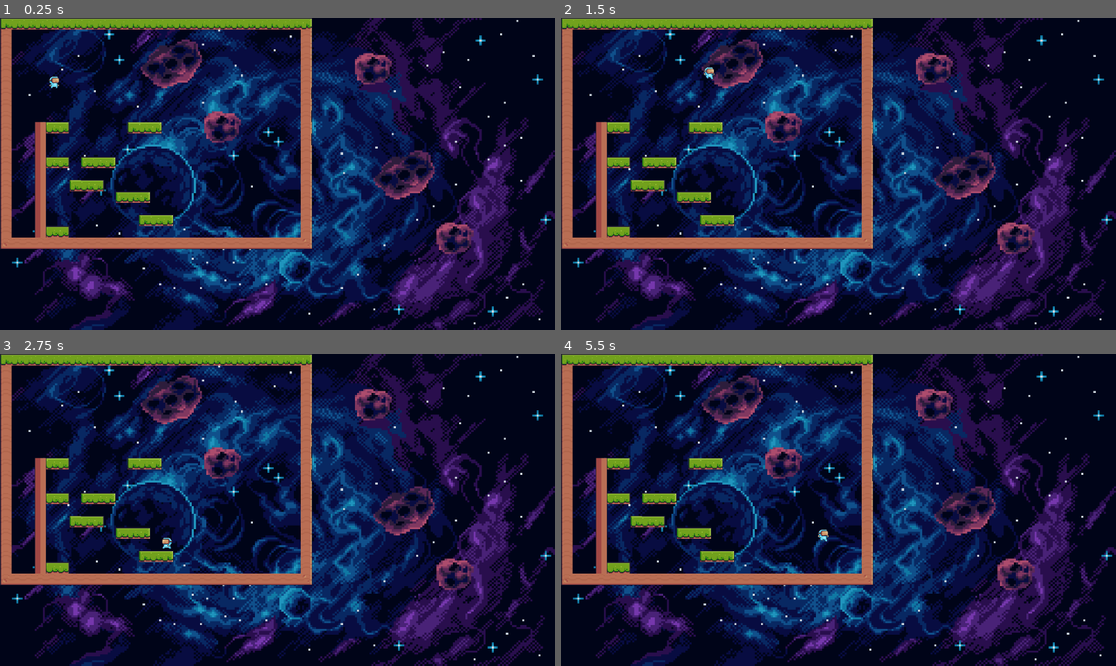
Above: before the commit, frames 1-4 (two rows, left to right).
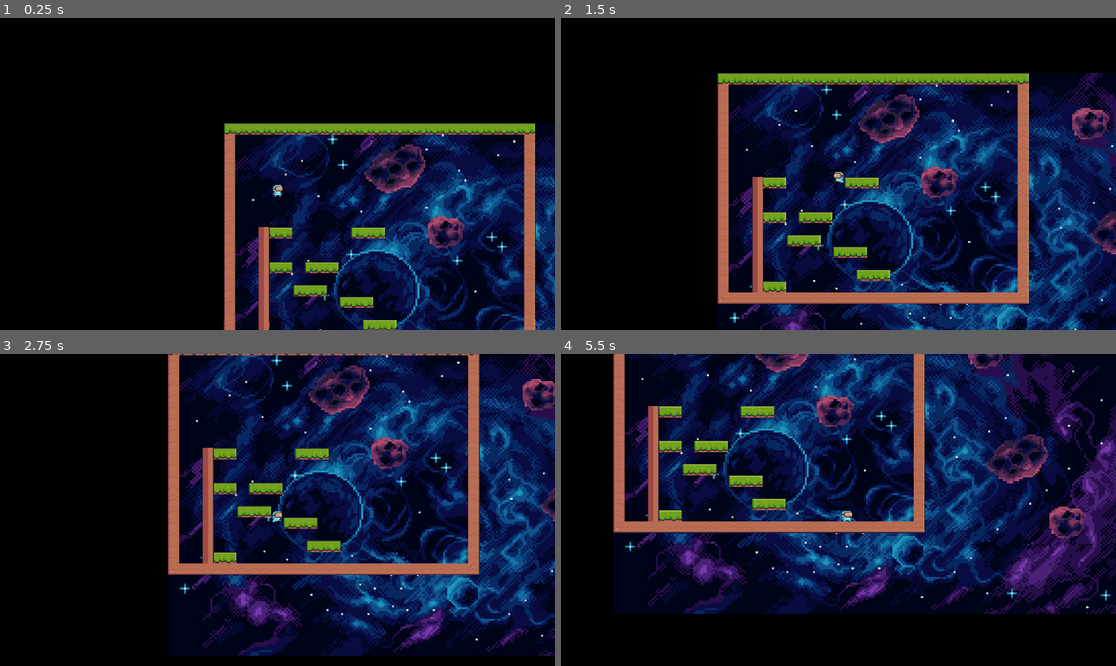
Above: after the commit, the same moments.

Repository: qujimin/Year12GamePulseRush
Game: Godot game, scene res://level_1/level_1.tscn
Two runs of this game, one before a commit and one after it. Both use one fixed random seed, a clock stepped at 60 frames per second and the inputs below. The project has no main scene, so this scene is started directly.
Inputs:
- Up to frame 1 (0.25 s): no input
- Up to frame 2 (1.5 s): hold D (right) from 0.53 s (still down); tap Shift (dash) at 0.6 s; tap W (jump) at 0.77, 1.07 s; tap R (roll) at 0.8, 1.35 s
- Up to frame 3 (2.75 s): tap W (jump) at 1.52, 1.82, 2.3 s; tap Ctrl (run) at 1.55 s; release D (right) at 2.03 s; hold A (left) from 2.03 s (still down); hold Ctrl (run) from 2.03 s (still down)
- Up to frame 4 (5.5 s): release A (left) at 2.78 s; release Ctrl (run) at 2.78 s; hold D (right) 2.78-4.28 s; tap W (jump) at 2.85, 3.02, 3.32, 3.77, 4.07, 4.52, 4.82, 5.3 s; tap Shift (dash) at 3.05, 3.6 s; tap R (roll) at 3.8, 5.1 s; hold A (left) 4.28-5.03 s; tap E (latch) at 4.35 s; tap Ctrl (run) at 4.55 s; hold D (right) from 5.03 s (still down)

The runs differ from the first frame. In frame 1, 70% of the frame differs, in the area x 0-100%, y 0-100%; in frame 2, 72%; in frame 3, 73%; in frame 4, 69%.

Commit message:
level_1_v8.5

Diff:
--- a/Ultimate 2D Platformer Controller v1.1.0/Ultimate 2D Platformer Controller v1.0.3/UltimatePlatformerController.gd
+++ b/Ultimate 2D Platformer Controller v1.1.0/Ultimate 2D Platformer Controller v1.0.3/UltimatePlatformerController.gd
@@ -16,11 +16,11 @@
 #INFO HORIZONTAL MOVEMENT
 @export_category("L/R Movement")
 ## The maximum speed the player can move
-@export_range(50, 500) var maxSpeed: float = 200.0
+@export_range(50, 500) var maxSpeed: float = 250.0
 ## Time to reach max speed from rest (seconds)
-@export_range(0, 4) var timeToReachMaxSpeed: float = 0.2
+@export_range(0, 4) var timeToReachMaxSpeed: float = 0.3
 ## Time to reach zero speed from max speed (seconds)
-@export_range(0, 4) var timeToReachZeroSpeed: float = 0.03 # Reduced to 0.03 for less slidy running
+@export_range(0, 4) var timeToReachZeroSpeed: float = 0.15
 ## If true, player instantly moves and switches directions. Overrides "timeToReach" variables, setting them to 0.
 @export var directionalSnap: bool = false
 ## If enabled, default movement speed is half maxSpeed; hold "run" to reach max speed. Assign "run" in project input settings.
@@ -29,19 +29,19 @@
 #INFO JUMPING
 @export_category("Jumping and Gravity")
 ## Peak height of player's jump
-@export_range(0, 20) var jumpHeight: float = 2.0
+@export_range(0, 20) var jumpHeight: float = 2.5
 ## Number of jumps before needing to touch ground. >1 disables jump buffering/coyote time.
 @export_range(0, 4) var jumps: int = 2
 ## Strength of gravity pulling player down
-@export_range(0, 100) var gravityScale: float = 20.0
+@export_range(0, 100) var gravityScale: float = 25.0
 ## Fastest fall speed
 @export_range(0, 1000) var terminalVelocity: float = 500.0
 ## Faster falling for less floaty jumps
-@export_range(0.5, 3) var descendingGravityFactor: float = 1.3
+@export_range(0.5, 3) var descendingGravityFactor: float = 1.5
 ## If true, releasing jump key cuts vertical velocity for variable jump height
 @export var shortHopAkaVariableJumpHeight: bool = true
 ## Factor by which jump height is cut
-@export_range(1, 10) var jumpVariable: float = 1.3 # Reduced to 1.5 for smoother variable jump height
+@export_range(1, 10) var jumpVariable: float = 1.8
 ## Extra time (seconds) to jump after falling off edge
 @export_range(0, 0.5) var coyoteTime: float = 0.2
 ## Time window (seconds) to press jump before landing and register jump
@@ -70,7 +70,7 @@
 ## If true, opposite direction input during dash zeros velocity
 @export var dashCancel: bool = true
 ## Dash distance multiplier
-@export_range(1.5, 4) var dashLength: float = 2.0
+@export_range(1.5, 4) var dashLength: float = 1.5
 
 @export_category("Corner Cutting/Jump Correct")
 ## Nudges player if head is slightly blocked during jump. Requires RayCasts assigned.
@@ -135,6 +135,8 @@
 var jumpWasPressed: bool = false
 var coyoteActive: bool = false
 var dashMagnitude: float
+var dashAcceleration: float
+var dashTime: float = 0.2
 var gravityActive: bool = true
 var dashing: bool = false
 var dashCount: int
@@ -149,7 +151,6 @@
 var movementInputMonitoring: Vector2 = Vector2(true, true) # x: right, y: left
 
 var gdelta: float = 1
-
 var dset: bool = false
 
 var colliderScaleLockY: float
@@ -189,13 +190,14 @@
 	_updateData()
 
 func _updateData():
-	acceleration = maxSpeed / timeToReachMaxSpeed
-	deceleration = -maxSpeed / timeToReachZeroSpeed
+	acceleration = maxSpeed / max(timeToReachMaxSpeed, 0.01)
+	deceleration = -maxSpeed / max(timeToReachZeroSpeed, 0.01)
 
 	jumpMagnitude = (10.0 * jumpHeight) * gravityScale
 	jumpCount = jumps
 
 	dashMagnitude = maxSpeed * dashLength
+	dashAcceleration = dashMagnitude / dashTime
 	dashCount = dashes
 
 	maxSpeedLock = maxSpeed
@@ -204,21 +206,15 @@
 	colliderScaleLockY = col.scale.y
 	colliderPosLockY = col.position.y
 
-	if timeToReachMaxSpeed == 0:
+	if timeToReachMaxSpeed <= 0:
 		instantAccel = true
-		timeToReachMaxSpeed = 1
-	elif timeToReachMaxSpeed < 0:
-		timeToReachMaxSpeed = abs(timeToReachMaxSpeed)
-		instantAccel = false
+		timeToReachMaxSpeed = 0.01
 	else:
 		instantAccel = false
 
-	if timeToReachZeroSpeed == 0:
+	if timeToReachZeroSpeed <= 0:
 		instantStop = true
-		timeToReachZeroSpeed = 1
-	elif timeToReachZeroSpeed < 0:
-		timeToReachZeroSpeed = abs(timeToReachZeroSpeed)
-		instantStop = false
+		timeToReachZeroSpeed = 0.01
 	else:
 		instantStop = false
 
@@ -310,52 +306,53 @@
 	twirlTap = Input.is_action_just_pressed("twirl")
 
 	# Left and Right Movement
-	if rightHold and leftHold and movementInputMonitoring:
-		if !instantStop:
-			_decelerate(delta, false)
-		else:
-			velocity.x = -0.1
-	elif rightHold and movementInputMonitoring.x:
-		if velocity.x > maxSpeed or instantAccel:
-			velocity.x = maxSpeed
-		else:
-			velocity.x += acceleration * delta
-		if velocity.x < 0:
+	if !dashing:
+		if rightHold and leftHold and movementInputMonitoring:
 			if !instantStop:
 				_decelerate(delta, false)
 			else:
 				velocity.x = -0.1
-	elif leftHold and movementInputMonitoring.y:
-		if velocity.x < -maxSpeed or instantAccel:
-			velocity.x = -maxSpeed
-		else:
-			velocity.x -= acceleration * delta
+		elif rightHold and movementInputMonitoring.x:
+			if velocity.x > maxSpeed or instantAccel:
+				velocity.x = maxSpeed
+			else:
+				velocity.x += acceleration * delta
+			if velocity.x < 0:
+				if !instantStop:
+					_decelerate(delta, false)
+				else:
+					velocity.x = -0.1
+		elif leftHold and movementInputMonitoring.y:
+			if velocity.x < -maxSpeed or instantAccel:
+				velocity.x = -maxSpeed
+			else:
+				velocity.x -= acceleration * delta
+			if velocity.x > 0:
+				if !instantStop:
+					_decelerate(delta, false)
+				else:
+					velocity.x = 0.1
+
 		if velocity.x > 0:
+			wasMovingR = true
+		elif velocity.x < 0:
+			wasMovingR = false
+
+		if rightTap:
+			wasPressingR = true
+		if leftTap:
+			wasPressingR = false
+
+		if runningModifier and !runHold:
+			maxSpeed = maxSpeedLock / 2
+		elif is_on_floor():
+			maxSpeed = maxSpeedLock
+
+		if !(leftHold or rightHold):
 			if !instantStop:
 				_decelerate(delta, false)
 			else:
-				velocity.x = 0.1
-
-	if velocity.x > 0:
-		wasMovingR = true
-	elif velocity.x < 0:
-		wasMovingR = false
-
-	if rightTap:
-		wasPressingR = true
-	if leftTap:
-		wasPressingR = false
-
-	if runningModifier and !runHold:
-		maxSpeed = maxSpeedLock / 2
-	elif is_on_floor():
-		maxSpeed = maxSpeedLock
-
-	if !(leftHold or rightHold):
-		if !instantStop:
-			_decelerate(delta, false)
-		else:
-			velocity.x = 0
+				velocity.x = 0
 
 	# Crouching
 	if crouch:
@@ -475,80 +472,56 @@
 	# Dashing
 	if is_on_floor():
 		dashCount = dashes
-	if twoWayDashHorizontal and dashTap and dashCount > 0 and !rolling:
-		var dTime = 0.0625 * dashLength
+	if twoWayDashHorizontal and dashTap and dashCount > 0 and !rolling and (is_on_floor() or dashCount == dashes):
+		var targetVelocityX: float
 		if rightHold:
-			velocity.y = 0
-			velocity.x = dashMagnitude
-			_pauseGravity(dTime)
-			_dashingTime(dTime)
-			dashCount -= 1
-			movementInputMonitoring = Vector2(false, false)
-			_inputPauseReset(dTime)
+			targetVelocityX = dashMagnitude
 		elif leftHold:
-			velocity.y = 0
-			velocity.x = -dashMagnitude
-			_pauseGravity(dTime)
-			_dashingTime(dTime)
-			dashCount -= 1
-			movementInputMonitoring = Vector2(false, false)
-			_inputPauseReset(dTime)
+			targetVelocityX = -dashMagnitude
 		elif wasMovingR:
-			velocity.y = 0
-			velocity.x = dashMagnitude
-			_pauseGravity(dTime)
-			_dashingTime(dTime)
-			dashCount -= 1
-			movementInputMonitoring = Vector2(false, false)
-			_inputPauseReset(dTime)
+			targetVelocityX = dashMagnitude
 		else:
-			velocity.y = 0
-			velocity.x = -dashMagnitude
-			_pauseGravity(dTime)
-			_dashingTime(dTime)
-			dashCount -= 1
-			movementInputMonitoring = Vector2(false, false)
-			_inputPauseReset(dTime)
+			targetVelocityX = -dashMagnitude
+		velocity.y = 0
+		_dashingTime(targetVelocityX)
+		dashCount -= 1
+		movementInputMonitoring = Vector2(false, false)
+		_inputPauseReset(dashTime)
 
 	if dashing and velocity.x > 0 and leftTap and dashCancel:
 		velocity.x = 0
 	if dashing and velocity.x < 0 and rightTap and dashCancel:
 		velocity.x = 0
 
-	if eightWayDash and dashTap and dashCount > 0 and !rolling:
+	if eightWayDash and dashTap and dashCount > 0 and !rolling and (is_on_floor() or dashCount == dashes):
 		var input_direction = Input.get_vector("left", "right", "up", "down")
-		var dTime = 0.0625 * dashLength
-		_dashingTime(dTime)
-		_pauseGravity(dTime)
-		velocity = dashMagnitude * input_direction
+		_dashingTime(dashMagnitude * input_direction.x)
+		velocity.y = dashMagnitude * input_direction.y
 		if (!rightHold and !leftHold and !downHold and !upHold) and wasMovingR:
 			velocity.x = dashMagnitude
 		elif (!rightHold and !leftHold and !downHold and !upHold) and !wasMovingR:
 			velocity.x = -dashMagnitude
 		dashCount -= 1
 		movementInputMonitoring = Vector2(false, false)
-		_inputPauseReset(dTime)
-
-	if twoWayDashVertical and dashTap and dashCount > 0 and !rolling:
-		var dTime = 0.0625 * dashLength
+		_inputPauseReset(dashTime)
+
+	if twoWayDashVertical and dashTap and dashCount > 0 and !rolling and (is_on_floor() or dashCount == dashes):
 		if upHold and downHold:
 			_placeHolder()
 		elif upHold:
-			_dashingTime(dTime)
-			_pauseGravity(dTime)
+			_dashingTime(0)
 			velocity.x = 0
 			velocity.y = -dashMagnitude
 			dashCount -= 1
 			movementInputMonitoring = Vector2(false, false)
-			_inputPauseReset(dTime)
-		elif downHold and dashCount > 0:
-			_dashingTime(dTime)
-			_pauseGravity(dTime)
+			_inputPauseReset(dashTime)
+		elif downHold:
+			_dashingTime(0)
 			velocity.x = 0
 			velocity.y = dashMagnitude
 			dashCount -= 1
 			movementInputMonitoring = Vector2(false, false)
-			_inputPauseReset(dTime)
+			_inputPauseReset(dashTime)
 
 	# Corner Cutting
 	if cornerCutting:
@@ -626,13 +599,18 @@
 	await get_tree().create_timer(time).timeout
 	gravityActive = true
 
-func _dashingTime(time):
+func _dashingTime(targetVelocityX: float):
 	dashing = true
-	await get_tree().create_timer(time).timeout
+	var elapsed = 0.0
+	while elapsed < dashTime:
+		elapsed += get_process_delta_time()
+		var t = elapsed / dashTime
+		velocity.x = lerp(velocity.x, targetVelocityX, t)
+		await get_tree().process_frame
 	dashing = false
 	if !is_on_floor():
 		velocity.y = 0
-	velocity.x *= 0.1 # Sharply reduce horizontal velocity to stop sliding
+	velocity.x *= 0.1
 
 func _rollingTime(time):
 	rolling = true
--- a/characters/main_character.tscn
+++ b/characters/main_character.tscn
@@ -337,6 +337,8 @@
 PlayerSprite = NodePath("PlayerSprite")
 PlayerCollider = NodePath("PlayerCollider")
 timeToReachMaxSpeed = 0.25
+jumpHeight = 2.0
+gravityScale = 20.0
 
 [node name="PlayerSprite" type="AnimatedSprite2D" parent="."]
 texture_filter = 1
--- a/level_1/level_1.tscn
+++ b/level_1/level_1.tscn
@@ -299,6 +299,8 @@
 physics_layer_0/collision_layer = 1
 sources/0 = SubResource("TileSetAtlasSource_ihfcg")
 
+[sub_resource type="SpriteFrames" id="SpriteFrames_kw4bk"]
+
 [node name="Node" type="Node"]
 
 [node name="TextureRect" type="TextureRect" parent="."]
@@ -319,3 +321,16 @@
 
 [node name="CharacterBody2D" parent="." instance=ExtResource("3_hn12h")]
 position = Vector2(112, 80)
+maxSpeed = 200.0
+timeToReachMaxSpeed = 0.3
+jumpVariable = 2.0
+dashLength = 2.5
+
+[node name="Camera2D" type="Camera2D" parent="CharacterBody2D"]
+position_smoothing_enabled = true
+position_smoothing_speed = 7.0
+
+[node name="Area2D" type="Area2D" parent="."]
+
+[node name="AnimatedSprite2D" type="AnimatedSprite2D" parent="Area2D"]
+sprite_frames = SubResource("SpriteFrames_kw4bk")
--- a/project.godot
+++ b/project.godot
@@ -29,6 +29,7 @@
 jump={
 "deadzone": 0.2,
 "events": [Object(InputEventKey,"resource_local_to_scene":false,"resource_name":"","device":-1,"window_id":0,"alt_press …(192 unchanged characters)…
+, Object(InputEventKey,"resource_local_to_scene":false,"resource_name":"","device":-1,"window_id":0,"alt_pressed":false,"shift_pressed":false,"ctrl_pressed":false,"meta_pressed":false,"pressed":false,"keycode":0,"physical_keycode":32,"key_label":0,"unicode":32,"location":0,"echo":false,"script":null)
 ]
 }
 dash={
@@ -70,3 +71,7 @@
 [physics]
 
 2d/default_gravity=1000.0
+
+[rendering]
+
+environment/defaults/default_clear_color=Color(0, 0, 0, 1)
Not shown: 1 places in level_1/level_1.tscn that only renumber resources
